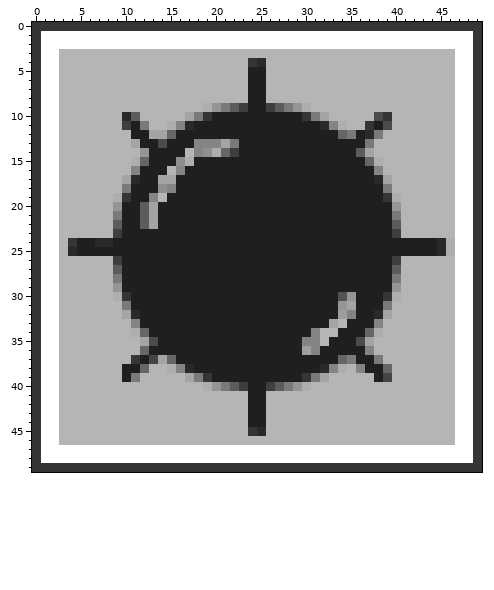
Edited in one commit: pixel-art sprite (assets/tile-bomb.png). That is the earlier state.
The file is 50x50 pixels. Colours within 5 levels of each other are drawn and written as one.
The result:
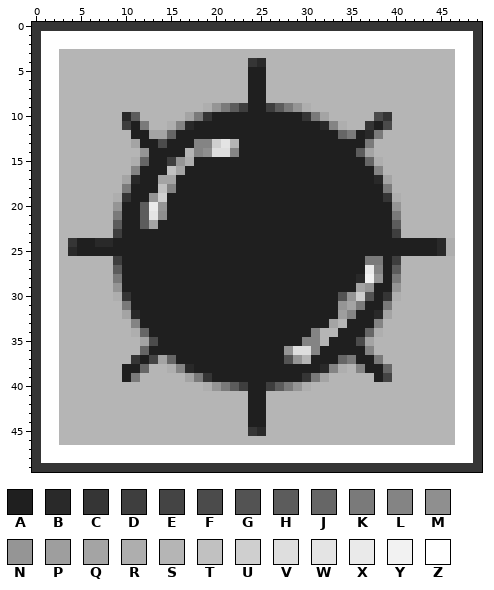
Palette (. is transparent): A #1f1f1f  B #292929  C #353535  D #3e3e3e  E #444444  F #4b4b4b  G #535353  H #5c5c5c  J #666666  K #7a7a7a  L #848484  M #8f8f8f  N #959595  P #9e9e9e  Q #a4a4a4  R #aeaeae  S #b5b5b5  T #c1c1c1  U #cfcfcf  V #dedede  W #e4e4e4  X #eaeaea  Y #f2f2f2  Z #ffffff
Changes in this commit:
y 13: x 20..22 LQK -> UWS
y 14: x 20..22 RJD -> VVL
y 15: x 15..16 AM -> DN
y 16: x 15..16 SL -> TQ
y 18: x 14 M -> T
y 19: x 13..14 LS -> NU
y 20: x 13..14 QA -> XN
y 21: x 13..14 QA -> WM
y 26: x 37..38 AA -> KK
y 27: x 37..38 AA -> XL
y 28: x 36..38 AAA -> BYN
y 29: x 36..37 AA -> QN
y 30: x 36..37 AA -> UG
y 31: x 36 A -> K
y 36: x 28..30 AAP -> NVV
y 37: x 28..30 AAA -> GNS
